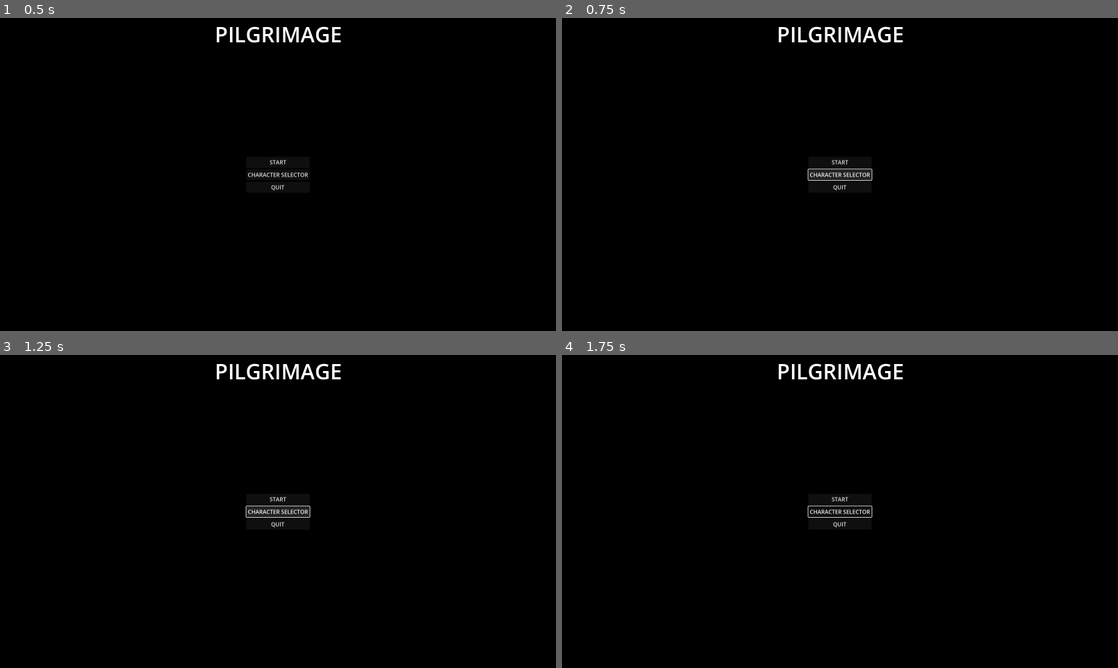
Above: before the commit, frames 1-4 (two rows, left to right).
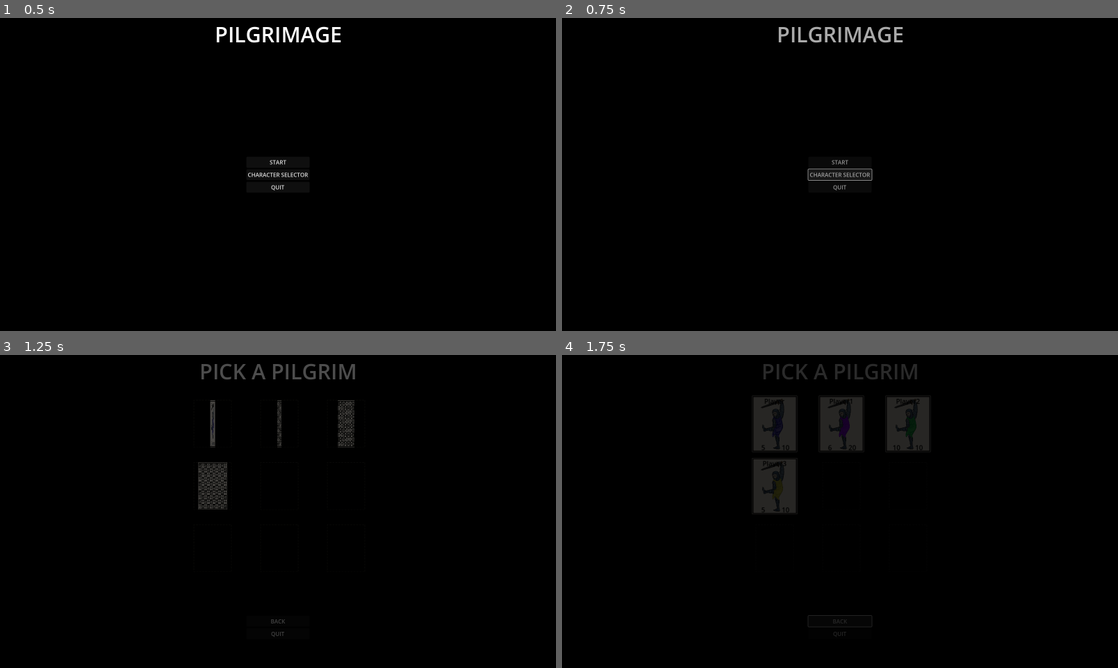
Above: after the commit, the same moments.

Repository: FergusMcLaughlin/Pilgrimage-old-
Game: Godot game, scene res://src/ui/mainMenu/main_menu.tscn
Same seed, same stepped clock (60 frames per second), same inputs: the game is played once before the commit and once after it.
Inputs (mouse positions are in pixels of both pictures, inside the frame that each line leads up to):
- Up to frame 1 (0.5 s): no input
- Up to frame 2 (0.75 s): click "CHARACTER SELECTOR" at 0.5 s
- Up to frame 3 (1.25 s): no input
- Up to frame 4 (1.75 s): click (840, 621) at 1.25 s, where only the run after the commit has a clickable "BACK"

Frame 1 is identical in both runs. In frame 2, 0.7% of the frame differs, in the area x 39-62%, y 2-56%; in frame 3, 2.5%; in frame 4, 5.3%, in the area x 34-66%, y 2-90%.

Commit message:
added character cards to the select screen.

Diff:
--- a/data/card_dictionary.json
+++ b/data/card_dictionary.json
@@ -14,8 +14,8 @@
 	"id": "C_0001",
 	"name": "Player1",
 	"type": "player",
-	"health": 10,
-	"attack": 5,
+	"health": 20,
+	"attack": 6,
 	"isPlayer": true,
 	"isUnlocked":true,
 	"image_path": "res://assets/images/cards/player.png"
@@ -25,7 +25,7 @@
 	"name": "Player2",
 	"type": "player",
 	"health": 10,
-	"attack": 5,
+	"attack": 10,
 	"isPlayer": true,
 	"isUnlocked":true,
 	"image_path": "res://assets/images/cards/player.png"
--- a/src/card/card.gd
+++ b/src/card/card.gd
@@ -99,6 +99,7 @@
 			$Area2D.input_pickable = true
 			shadowHelper.setShadowVisible(false)
 
+
 	if scale != Vector2(1.0,1.0):
 		shadowHelper.updateShadowForScale(scale)
 
--- a/src/singletons/game_constants.gd
+++ b/src/singletons/game_constants.gd
@@ -6,3 +6,4 @@
 const LAYER_DECK = 4
 
 #var interactionsAllowed = true
+var playerCharacter = null;
--- a/src/singletons/game_controller.gd
+++ b/src/singletons/game_controller.gd
@@ -28,7 +28,11 @@
 		push_error("GameManager: Missing references to board or journey deck")
 		return
 
-	var characterCard = CreateCard.createCard("C_0000")
+	if(GameConstants.playerCharacter != null):
+		characterCard = CreateCard.createCard(GameConstants.playerCharacter)
+	else:
+		characterCard = CreateCard.createCard("C_0000")
+
 	if !characterCard:
 		push_error("GameManager: Failed to create character card")
 		return
@@ -126,6 +130,9 @@
 		GlobalSignalBus.emit_signal("battleCompleted", attacker, defender, result)
 		return result
 
+	attackerWins = attacker.cardAttack > defender.cardHealth
+	attackerSurvives = attacker.cardHealth > defender.cardAttack
+
 	if defender.cardAttack > 0:
 		applyDamageToCard(attacker, defender.cardAttack)
 
@@ -133,7 +140,7 @@
 		"success": attackerWins && attackerSurvives,
 		"damage": defender.cardAttack,
 		"attackerDied": !attackerSurvives
-		}
+	}
 
 	if attackerWins:
 		defender.queue_free()
--- a/src/ui/characterSelectorMenu/character_menu.gd
+++ b/src/ui/characterSelectorMenu/character_menu.gd
@@ -3,12 +3,31 @@
 var characterCardNameList = []
 var getCardsOfTypeFromDictionaryHelper: GetCardsOfTypeFromDictionaryHelper
 var characterCards = []
-#var focusedCharacter
-#var selectedCharacter
+@onready var boardNode = $Panel/CardGrid
+
+var focusedCharacter
+var selectedCharacter
 
 func _ready():
+	$BackButton.connect("pressed", Callable(self, "on_back_button_pressed"))
+	$QuitButton.connect("pressed", Callable(self, "on_quit_button_pressed"))
+	GlobalSignalBus.connect("cardClicked", selectCharacter)
+
 	createCharacterCards()
+	await get_tree().process_frame
+	placeCharacterCardsInGrid()
+	if has_node("Panel"):
+		var panel = get_node("Panel")
+		panel.mouse_filter = Control.MOUSE_FILTER_IGNORE
+		print("Set panel mouse filter to IGNORE")
+	testSignalConnection()
 
+func testSignalConnection():
+	print("Testing signal connection...")
+	if GlobalSignalBus.is_connected("cardClicked", focusCharacter):
+		print("✓ Signal is connected properly")
+	else:
+		print("✗ Signal is NOT connected")
 
 func createCharacterCards():
 	getCardsOfTypeFromDictionaryHelper = GetCardsOfTypeFromDictionaryHelper.new()
@@ -18,14 +37,54 @@
 		var cardInstance = CreateCard.createCard(cardId)
 		if cardInstance:
 			cardInstance.flipCard()
-			add_child(cardInstance)
+			cardInstance.setCardState(cardInstance.cardState.ON_BOARD)
 			characterCards.append(cardInstance)
 
+func placeCharacterCardsInGrid():
+	if !boardNode || !boardNode.has_method("getEmptySlots"):
+		push_error("JourneyDeck: Board not found or the getEmptySlots function's not there ?")
+		return
+	var emptySlots = boardNode.getEmptySlots()
+	var delayBetweenCards = 0.04
 
-# go to scene tree, get all cards that have been created, orgonise them into a grid format similar to the card grid
+	for i in range(min(characterCards.size(), emptySlots.size())):
+		var card = characterCards[i]
+		var slot = emptySlots[i]
 
-#func focusedCharacter()
-#when the player clicks the card set it to focused
+		placeCardInSlot(card, slot)
+		await get_tree().create_timer(delayBetweenCards).timeout
 
-#func SelectedCharacter()
-#when the player clicks the card set it to selected
+func placeCardInSlot(card, slot):
+	boardNode.add_child(card)
+	card.global_position = slot.global_position
+	slot.setCurrentCard(card)
+	CardZIndexManager.setCardZIndex(card, "ON_BOARD")
+
+
+func focusCharacter(card):
+	if card in characterCards:
+		if focusedCharacter != null:
+			focusedCharacter.scale = Vector2(1.0, 1.0)
+		focusedCharacter = card
+		focusedCharacter.scale = Vector2(1.1, 1.1)
+		print("Focused character: " + focusedCharacter.cardName)
+	else:
+		print("Clicked card is not a character card")
+
+
+func selectCharacter(card):
+	if card in characterCards:
+		if selectedCharacter != null:
+			selectedCharacter.scale = Vector2(1.0, 1.0)
+		selectedCharacter = card
+		selectedCharacter.scale = Vector2(1.1, 1.1)
+		GameConstants.playerCharacter = selectedCharacter.cardId
+		print(selectedCharacter.cardId)
+	else:
+		print("Clicked card is not a character card")
+
+func on_back_button_pressed():
+	SceneTransitionManager.transitionToScene("res://src/ui/mainMenu/main_menu.tscn", SceneTransitionManager.TransitionType.FADE)
+
+func on_quit_button_pressed():
+	get_tree().quit()
--- a/src/ui/characterSelectorMenu/character_menu.tscn
+++ b/src/ui/characterSelectorMenu/character_menu.tscn
@@ -1,6 +1,7 @@
-[gd_scene load_steps=3 format=3 uid="uid://b64j8vyjcuw8w"]
+[gd_scene load_steps=4 format=3 uid="uid://b64j8vyjcuw8w"]
 
 [ext_resource type="Script" uid="uid://drqkh1dpjcxra" path="res://src/ui/characterSelectorMenu/character_menu.gd" id="1_0imbw"]
+[ext_resource type="PackedScene" uid="uid://be4w3ppk6lqy0" path="res://src/boardComponents/cardGrid/card_grid.tscn" id="2_23ilg"]
 
 [sub_resource type="StyleBoxFlat" id="StyleBoxFlat_f1p3a"]
 bg_color = Color(0, 0, 0, 1)
@@ -17,6 +18,9 @@
 grow_vertical = 2
 theme_override_styles/panel = SubResource("StyleBoxFlat_f1p3a")
 metadata/_edit_use_anchors_ = true
+
+[node name="CardGrid" parent="Panel" instance=ExtResource("2_23ilg")]
+position = Vector2(804, 377)
 
 [node name="Title" type="RichTextLabel" parent="."]
 offset_right = 1602.0
--- a/src/ui/mainMenu/main_menu.gd
+++ b/src/ui/mainMenu/main_menu.gd
@@ -4,6 +4,7 @@
 func _ready():
 	$QuitButton.connect("pressed", Callable(self, "on_quit_button_pressed"))
 	$StartButton.connect("pressed", Callable(self, "on_start_button_pressed"))
+	$CharacterButton.connect("pressed", Callable(self, "on_character_button_pressed"))
 
 func on_quit_button_pressed():
 	print("hello")
@@ -11,3 +12,6 @@
 
 func on_start_button_pressed():
 	SceneTransitionManager.transitionToScene("res://src/tests/card_test.tscn", SceneTransitionManager.TransitionType.FADE)
+
+func on_character_button_pressed():
+	SceneTransitionManager.transitionToScene("res://src/ui/characterSelectorMenu/character_menu.tscn", SceneTransitionManager.TransitionType.FADE)
